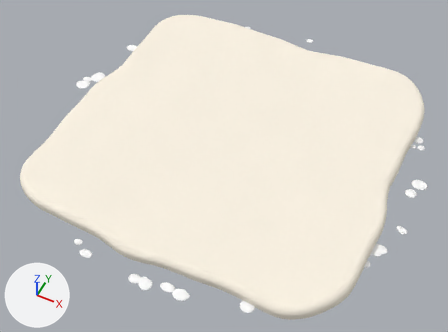
Two versions of the OBJ model assets/meshes/DoughSheet.obj, one commit apart.
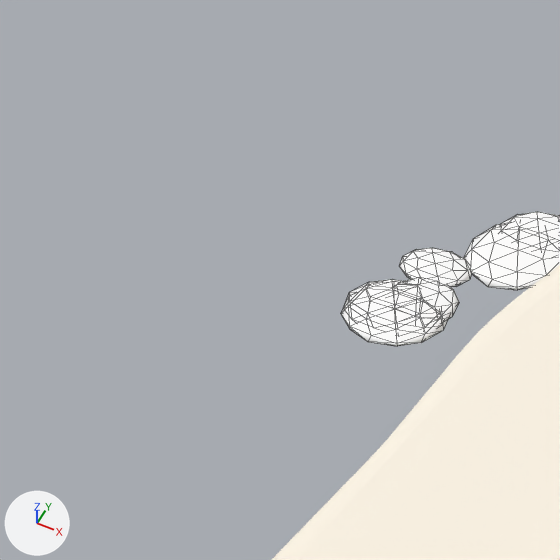
The first picture shows the older version from a camera (50 mm lens) standing at (7.18, -15.17, 17.18) and looking at (0.06, -0.94, -0.61). The close-ups show the older and then the newer version on the part from 8% to 23% of the width and 14% to 34% of the height of that picture. Only the edits that show in the close-ups are written down. Arrows for +X, +Y and +Z are at lower left; the lights stay in place. The close-ups show mesh edges as thin lines. Where no turn or scale is listed for an object, it has been applied to the vertices. Vertices at exactly the same position are counted once.

The older version as bpy lines, for what is in view:
```python
me_dough = bpy.data.meshes.new('Dough')
me_dough.from_pydata(...)  # 2963 vertices, 5686 faces; spans x -6.39..6.43, y -6.45..6.37, z 0.0..0.42
me_dough.materials.append(mat_dough)  # pale yellow #fdf5e5
me_flour = bpy.data.meshes.new('Flour')
me_flour.from_pydata(...)  # 1932 vertices, 3680 faces; spans x -7.33..7.32, y -7.26..7.18, z 0.0..0.06
me_flour.materials.append(mat_flour)  # white #ffffff
ob_dough = bpy.data.objects.new('Dough', me_dough)
ob_dough.location = (0.0, 0.0, 0.0)
ob_flour = bpy.data.objects.new('Flour', me_flour)
ob_flour.location = (0.0, 0.0, 0.0)
```
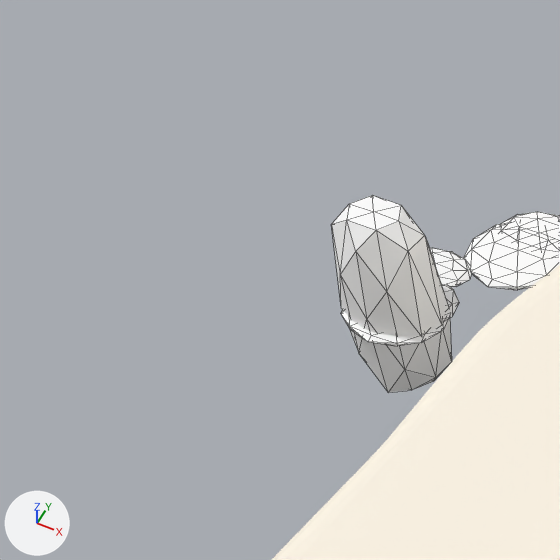
What the commit changed:
me_flour is used by ob_flour; location (0.0, 0.0, 0.0).
me_flour had 1932 vertices, 3680 faces and spanned x -7.33..7.32, y -7.26..7.18, z 0.0..0.06.
me_flour now has 1932 vertices, 3680 faces and spans x -7.33..7.32, y -7.26..7.18, z -0.4..0.66.
me_flour part 1: 40 of 1932 vertices moved; they spanned x -7.29..-6.81, y -0.2..0.23, z 0.0..0.06 and now span x -7.3..-6.8, y -0.21..0.23, z -0.4..0.66; mean shift (0.0, 0.0, 0.07); largest move (-7.2, 0.01, 0.06) -> (-7.2, 0.01, 0.65).
me_flour part 2: all faces are now shaded flat (3680 of 3680 changed).

Where the change shows, as pixel boxes (x1, y1, x2, y2) in the close-ups (560 x 560 px; the box of a moved part takes in the faces that stretch with it):
'Flour', reshaped: before (341, 212, 560, 346); after (331, 195, 560, 393)
part 1 of me_flour, moved or reshaped: before (343, 279, 419, 314); after (331, 195, 452, 393)
part 2 of me_flour, shading changed: before (341, 215, 560, 346); after (331, 195, 560, 393)
